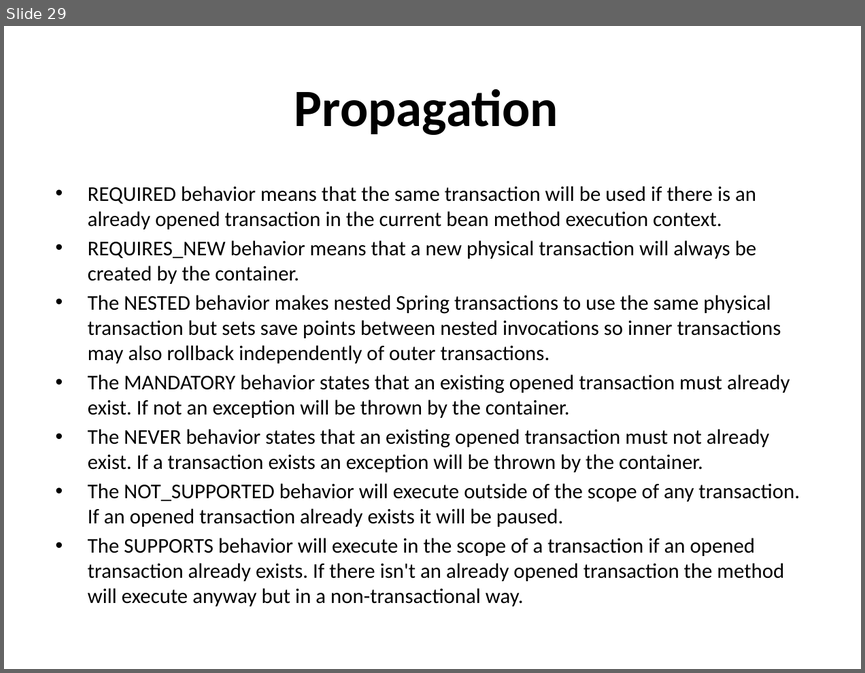
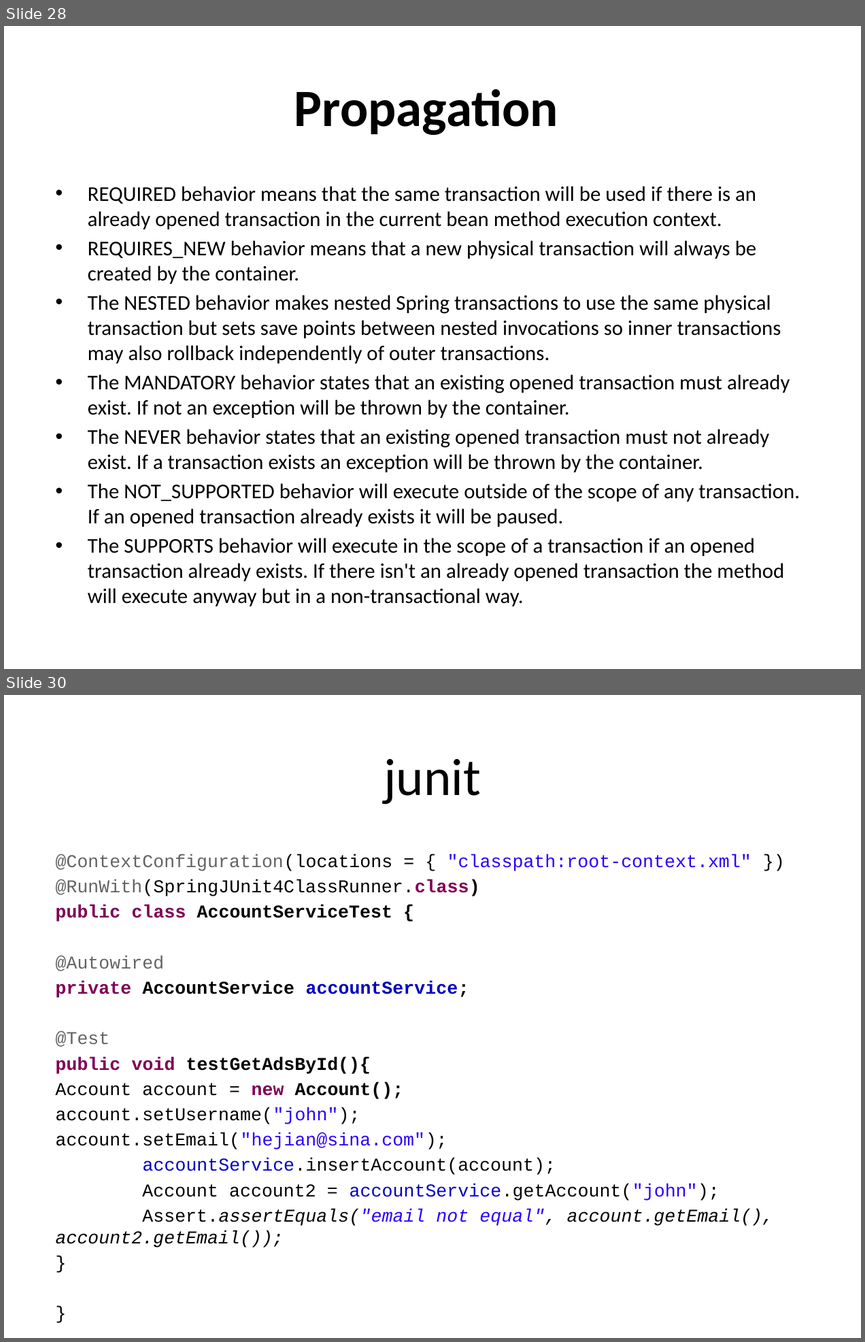
Before and after one commit to hejian1639/SpringMVC, a slide deck: Introduction.pptx. Shown one above the other, each under a label of ours: slide 29 before the commit, slides 28 and 30 after it; the slides between them are not shown. The pictures are 865x673 and 865x1342 pixels, drawn with LibreOffice and Linux fonts; fonts in the diff are those of the drawing. Boxes give left, top, right and bottom in pixels: in the first picture for what was removed or moved away, otherwise in the second. Text is boxed around its words. In the diff, an @@ line names an element or a change of style, - is before the commit and + after.

```diff
--- a/Introduction.pptx
+++ b/Introduction.pptx
@@ slide 30 added at <box>4,695,861,1338</box>, background #FFFFFF @@
@@ title added at <box>384,759,481,804</box>, 44 pt, text #000000 @@
+junit
@@ text added at <box>56,854,773,1247</box>, 15.2 pt, text #000000 @@
+@ContextConfiguration(locations = { "classpath:root-context.xml" })
+@RunWith(SpringJUnit4ClassRunner.class)
+public class AccountServiceTest {
+@Autowired
+private AccountService accountService;
+@Test
+public void testGetAdsById(){
+Account account = new Account();
+account.setUsername("john");
+account.setEmail("hejian@sina.com");
+accountService.insertAccount(account);
+Account account2 = accountService.getAccount("john");
+Assert.assertEquals("email not equal", account.getEmail(), account2.getEmail());
+}
+}
@@ what was slide 29 is now slide 28 @@
```
Also in this commit, not shown: 18 other slides added, 6 slides removed, 1 other file.
